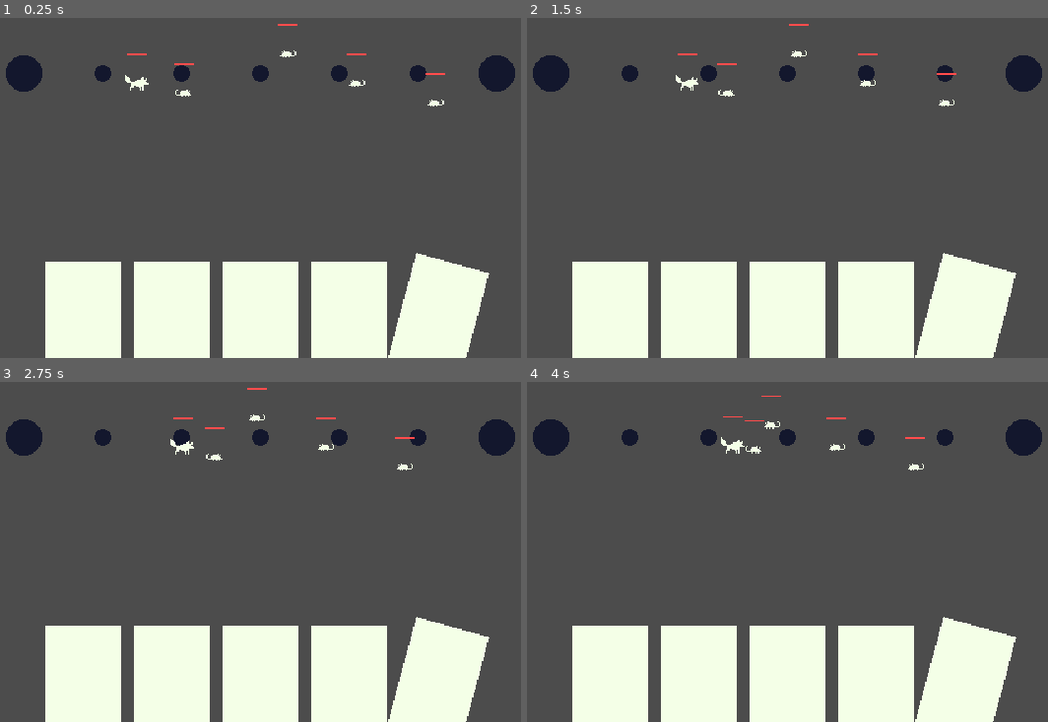
Above: before the commit, frames 1-4 (two rows, left to right).
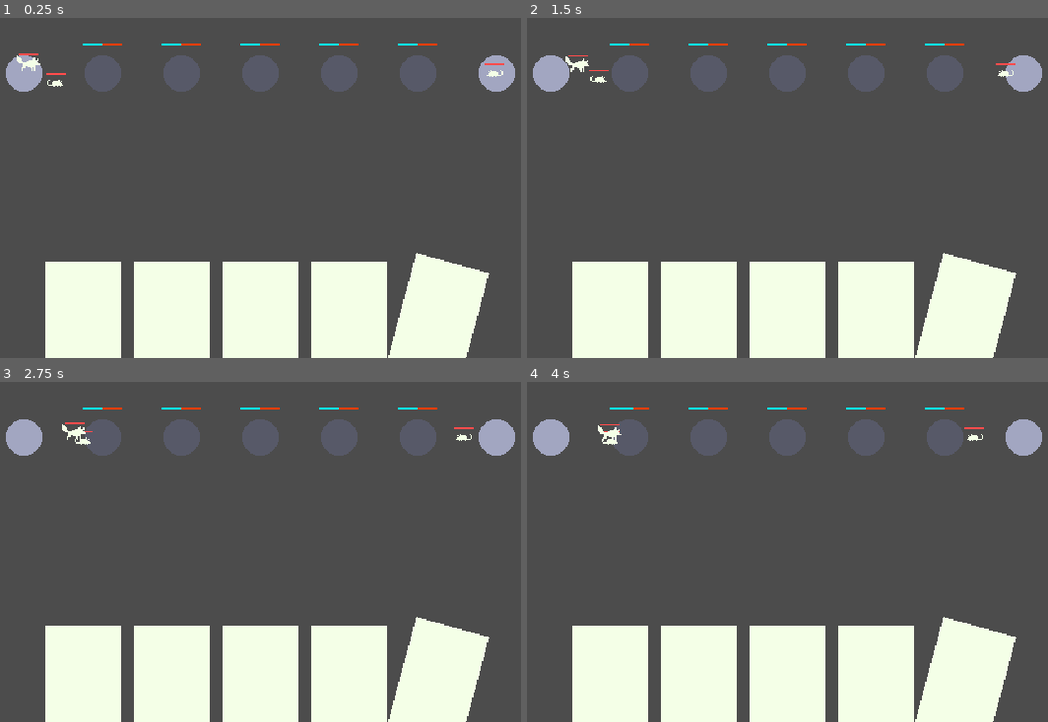
Above: after the commit, the same moments.

Repository: uheartbeast/The-Golden-Egg
Game: Godot game, scene res://Battle.tscn
The game is run twice, just before and just after one commit, with the same random seed, the same clock (stepped at 60 frames per second) and the same inputs.
Inputs:
- Up to frame 1 (0.25 s): no input
- Up to frame 2 (1.5 s): no input
- Up to frame 3 (2.75 s): no input
- Up to frame 4 (4 s): no input

The runs differ from the first frame. In frame 1, 4.7% of the frame differs, in the area x 1-99%, y 1-27%; in frame 2, 4.8%; in frame 3, 4.7%; in frame 4, 4.8%.

Commit message:
Got towers working at a basic level

Diff:
--- a/Battle.tscn
+++ b/Battle.tscn
@@ -1,7 +1,7 @@
 [gd_scene load_steps=6 format=2]
 
 [ext_resource path="res://Battle/Base.png" type="Texture" id=1]
-[ext_resource path="res://Battle/Tower.png" type="Texture" id=2]
+[ext_resource path="res://Battle/Tower.tscn" type="PackedScene" id=2]
 [ext_resource path="res://Battle/Card.png" type="Texture" id=3]
 [ext_resource path="res://Creatures/Creature.tscn" type="PackedScene" id=4]
 [ext_resource path="res://Creatures/WolfStats.tres" type="Resource" id=5]
@@ -12,29 +12,24 @@
 position = Vector2( 128, 128 )
 texture = ExtResource( 1 )
 
-[node name="Tower" type="Sprite" parent="."]
-position = Vector2( 192, 128 )
-texture = ExtResource( 2 )
-
-[node name="Tower2" type="Sprite" parent="."]
-position = Vector2( 256, 128 )
-texture = ExtResource( 2 )
-
-[node name="Tower3" type="Sprite" parent="."]
-position = Vector2( 320, 128 )
-texture = ExtResource( 2 )
-
-[node name="Tower4" type="Sprite" parent="."]
-position = Vector2( 384, 128 )
-texture = ExtResource( 2 )
-
-[node name="Tower5" type="Sprite" parent="."]
-position = Vector2( 448, 128 )
-texture = ExtResource( 2 )
-
 [node name="Base2" type="Sprite" parent="."]
 position = Vector2( 512, 128 )
 texture = ExtResource( 1 )
+
+[node name="Tower" parent="." instance=ExtResource( 2 )]
+position = Vector2( 192, 128 )
+
+[node name="Tower2" parent="." instance=ExtResource( 2 )]
+position = Vector2( 256, 128 )
+
+[node name="Tower3" parent="." instance=ExtResource( 2 )]
+position = Vector2( 320, 128 )
+
+[node name="Tower4" parent="." instance=ExtResource( 2 )]
+position = Vector2( 384, 128 )
+
+[node name="Tower5" parent="." instance=ExtResource( 2 )]
+position = Vector2( 448, 128 )
 
 [node name="Card" type="Sprite" parent="."]
 position = Vector2( 176, 328 )
@@ -58,20 +53,12 @@
 texture = ExtResource( 3 )
 
 [node name="Creature" parent="." instance=ExtResource( 4 )]
-position = Vector2( 216, 136 )
-stats = ExtResource( 5 )
-
-[node name="Creature4" parent="." instance=ExtResource( 4 )]
-position = Vector2( 256, 144 )
-
-[node name="Creature5" parent="." instance=ExtResource( 4 )]
-position = Vector2( 400, 136 )
-alliance = 2
+position = Vector2( 152, 136 )
 
 [node name="Creature2" parent="." instance=ExtResource( 4 )]
-position = Vector2( 344, 112 )
+position = Vector2( 512, 128 )
 alliance = 2
 
 [node name="Creature3" parent="." instance=ExtResource( 4 )]
-position = Vector2( 464, 152 )
-alliance = 2
+position = Vector2( 128, 120 )
+stats = ExtResource( 5 )
--- /dev/null
+++ b/Battle/Tower.gd
@@ -0,0 +1,23 @@
+extends Unit
+class_name Tower
+
+const MAX_ALLIANCE_METER = 1000
+
+var alliance_meter = MAX_ALLIANCE_METER/2 setget set_alliance_meter
+
+onready var progressBar = $ProgressBar
+
+func set_alliance_meter(value):
+	alliance_meter = clamp(value, 0, MAX_ALLIANCE_METER)
+	var progressBar = find_node("ProgressBar")
+	if progressBar:
+		progressBar.value = alliance_meter
+	if alliance_meter >= MAX_ALLIANCE_METER:
+		alliance = ALLIANCE.FRIEND
+		self.modulate = Color.aqua
+	if alliance_meter <= 0:
+		alliance = ALLIANCE.FOE
+		self.modulate = Color.orange
+
+func _ready():
+	progressBar.max_value = MAX_ALLIANCE_METER
--- /dev/null
+++ b/Battle/Tower.tscn
@@ -0,0 +1,29 @@
+[gd_scene load_steps=6 format=2]
+
+[ext_resource path="res://Unit.tscn" type="PackedScene" id=1]
+[ext_resource path="res://Battle/Base.png" type="Texture" id=2]
+[ext_resource path="res://Battle/Tower.gd" type="Script" id=3]
+
+[sub_resource type="StyleBoxFlat" id=1]
+bg_color = Color( 0.0313726, 0.980392, 1, 1 )
+
+[sub_resource type="StyleBoxFlat" id=2]
+bg_color = Color( 1, 0.243137, 0, 1 )
+
+[node name="Tower" instance=ExtResource( 1 )]
+script = ExtResource( 3 )
+
+[node name="Sprite" parent="." index="0"]
+modulate = Color( 0.537255, 0.537255, 0.537255, 1 )
+texture = ExtResource( 2 )
+
+[node name="ProgressBar" type="ProgressBar" parent="." index="2"]
+margin_left = -16.0
+margin_top = -24.0
+margin_right = 16.0
+margin_bottom = -23.0
+custom_styles/fg = SubResource( 1 )
+custom_styles/bg = SubResource( 2 )
+max_value = 1000.0
+value = 500.0
+percent_visible = false
--- a/Creatures/Creature.gd
+++ b/Creatures/Creature.gd
@@ -7,6 +7,7 @@
 onready var targetFinder: = $TargetFinder
 onready var defaultTarget: = $DefaultTarget
 onready var attackTimer: = $AttackTimer
+onready var healthBar: = $HealthBar
 
 func set_alliance(value):
 	alliance = value
@@ -26,6 +27,12 @@
 	var defaultTarget = find_node("DefaultTarget")
 	if defaultTarget is Position2D: defaultTarget.position.x = direction * 32
 
+func _ready():
+	self.stats = stats.duplicate()
+	if stats is Stats:
+		stats.connect("no_health", self, "queue_free")
+		stats.connect("health_changed", self, "update_health_bar")
+
 func _physics_process(delta):
 	var target = prioritize_target()
 	var target_direction = target.global_position - global_position
@@ -35,7 +42,10 @@
 		translate(velocity)
 	else:
 		set_physics_process(false)
-		target.stats.health -= stats.attack
+		if target is Tower:
+			target.alliance_meter -= stats.attack * (alliance-1)
+		else:
+			target.stats.health -= stats.attack
 		attackTimer.start(1.0 / float(stats.attacks_per_second))
 		yield(attackTimer, "timeout")
 		set_physics_process(true)
@@ -43,13 +53,18 @@
 func prioritize_target():
 	var enemy_distance = 1000
 	var nearest_enemy
+	var tower
 	for target in targets:
 		if target.alliance == alliance: continue
+		if target is Tower:
+			tower = target
+			continue
 		var distance = global_position.distance_to(target.global_position)
 		if distance < enemy_distance:
 			enemy_distance = distance
 			nearest_enemy = target
-	if nearest_enemy != null: return nearest_enemy
+	if nearest_enemy: return nearest_enemy
+	if tower: return tower
 	return defaultTarget
 
 func update_health_bar(health, health_change):
--- a/Creatures/Creature.tscn
+++ b/Creatures/Creature.tscn
@@ -1,45 +1,39 @@
 [gd_scene load_steps=7 format=2]
 
-[ext_resource path="res://Creatures/Rat.png" type="Texture" id=1]
+[ext_resource path="res://Unit.tscn" type="PackedScene" id=1]
 [ext_resource path="res://Creatures/Creature.gd" type="Script" id=2]
 [ext_resource path="res://Creatures/RatStats.tres" type="Resource" id=3]
 [ext_resource path="res://HealthBar.tscn" type="PackedScene" id=4]
+[ext_resource path="res://Creatures/Rat.png" type="Texture" id=5]
 
 [sub_resource type="CircleShape2D" id=1]
-radius = 8.0
-
-[sub_resource type="CircleShape2D" id=2]
 radius = 32.0
 
-[node name="Creature" type="Area2D"]
-collision_layer = 2
-collision_mask = 0
+[node name="Creature" instance=ExtResource( 1 )]
 script = ExtResource( 2 )
+alliance = 0
 stats = ExtResource( 3 )
 
-[node name="Sprite" type="Sprite" parent="."]
-texture = ExtResource( 1 )
+[node name="Sprite" parent="." index="0"]
+texture = ExtResource( 5 )
 
-[node name="CollisionShape2D" type="CollisionShape2D" parent="."]
-shape = SubResource( 1 )
-
-[node name="TargetFinder" type="Area2D" parent="."]
+[node name="TargetFinder" type="Area2D" parent="." index="2"]
 collision_layer = 0
 collision_mask = 2
 
-[node name="CollisionShape2D" type="CollisionShape2D" parent="TargetFinder"]
-shape = SubResource( 2 )
+[node name="CollisionShape2D" type="CollisionShape2D" parent="TargetFinder" index="0"]
+shape = SubResource( 1 )
 
-[node name="DefaultTarget" type="Position2D" parent="."]
+[node name="DefaultTarget" type="Position2D" parent="." index="3"]
 position = Vector2( 8, 0 )
 
-[node name="AttackTimer" type="Timer" parent="."]
+[node name="AttackTimer" type="Timer" parent="." index="4"]
 
-[node name="HealthBar" parent="." instance=ExtResource( 4 )]
+[node name="HealthBar" parent="." index="5" instance=ExtResource( 4 )]
 margin_left = -8.0
-margin_top = -24.0
+margin_top = -8.0
 margin_right = 8.0
-margin_bottom = -23.0
+margin_bottom = -7.0
 
 [connection signal="area_entered" from="TargetFinder" to="." method="_on_TargetFinder_area_entered"]
 [connection signal="area_exited" from="TargetFinder" to="." method="_on_TargetFinder_area_exited"]
--- a/Unit.gd
+++ b/Unit.gd
@@ -7,23 +7,11 @@
 	FOE,
 }
 
-export(ALLIANCE) var alliance = ALLIANCE.FRIEND setget set_alliance
+export(ALLIANCE) var alliance = ALLIANCE.NEUTRAL setget set_alliance
 export(Resource) var stats setget set_stats
-
-onready var healthBar: = $HealthBar
 
 func set_alliance(value):
 	alliance = value
 
 func set_stats(value):
 	stats = value
-
-func _ready():
-	self.stats = stats.duplicate()
-	if stats is CreatureStats:
-		stats.connect("no_health", self, "queue_free")
-		stats.connect("health_changed", self, "update_health_bar")
-
-func update_health_bar(health, health_change):
-	healthBar.max_value = stats.max_health
-	healthBar.value = stats.health
--- a/Unit.tscn
+++ b/Unit.tscn
@@ -1,13 +1,16 @@
 [gd_scene load_steps=3 format=2]
 
-[ext_resource path="res://HealthBar.tscn" type="PackedScene" id=1]
 [ext_resource path="res://Unit.gd" type="Script" id=2]
 
+[sub_resource type="CircleShape2D" id=1]
+radius = 16.0
+
 [node name="Unit" type="Area2D"]
+collision_layer = 2
+collision_mask = 0
 script = ExtResource( 2 )
 
-[node name="HealthBar" parent="." instance=ExtResource( 1 )]
-margin_left = -8.0
-margin_top = -8.0
-margin_right = 8.0
-margin_bottom = -7.0
+[node name="Sprite" type="Sprite" parent="."]
+
+[node name="CollisionShape2D" type="CollisionShape2D" parent="."]
+shape = SubResource( 1 )
--- a/project.godot
+++ b/project.godot
@@ -29,6 +29,11 @@
 "language": "GDScript",
 "path": "res://Stats.gd"
 }, {
+"base": "Unit",
+"class": "Tower",
+"language": "GDScript",
+"path": "res://Battle/Tower.gd"
+}, {
 "base": "Area2D",
 "class": "Unit",
 "language": "GDScript",
@@ -39,6 +44,7 @@
 "Creature": "",
 "CreatureStats": "",
 "Stats": "",
+"Tower": "",
 "Unit": ""
 }
 
Binary file changed: Battle/Base.png
